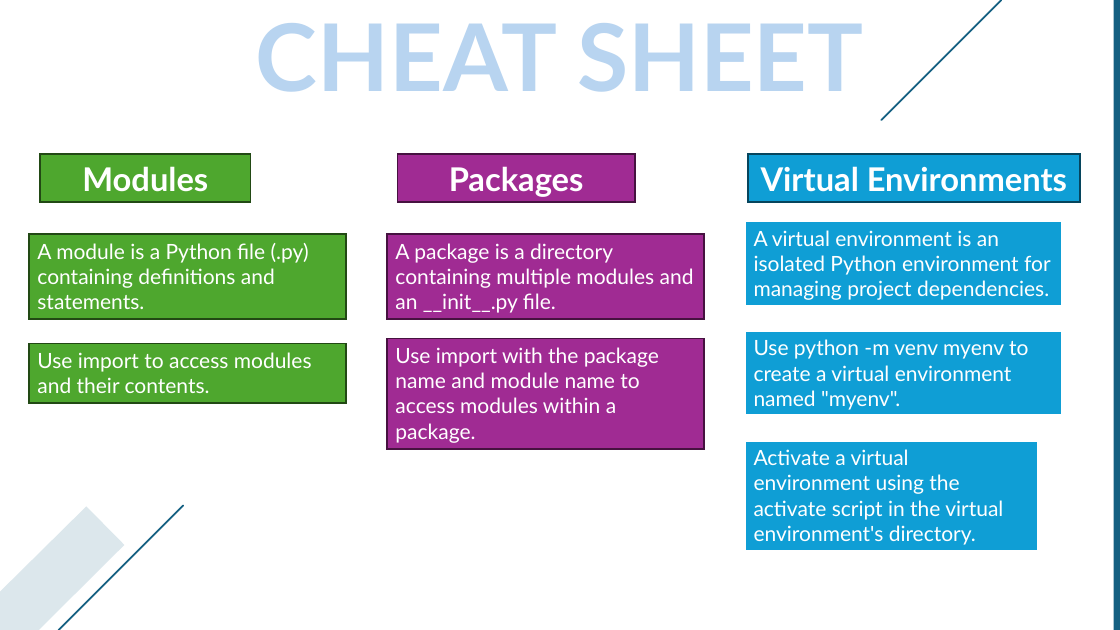
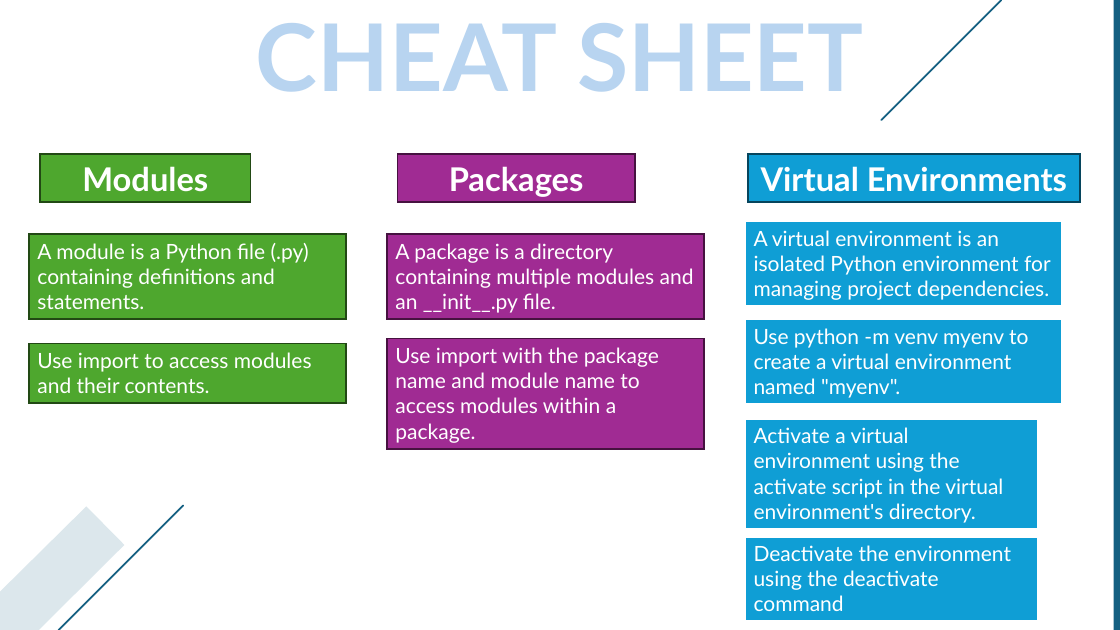
Before and after one commit to Gromm21xx/Modules-Packages-VirtualEnvironments, a slide deck: slide 19 of Modules & Packages Slides.pptx. Drawn at 1120x630 pixels with LibreOffice and Linux fonts; fonts in the diff are those of the drawing; background and template pictures are left out. Boxes give left, top, right and bottom in pixels: in the first picture for what was removed or moved away, otherwise in the second. Text is boxed around its words. In the diff, an @@ line names an element or a change of style, - is before the commit and + after.

```diff
--- a/Modules & Packages Slides.pptx
+++ b/Modules & Packages Slides.pptx
@@ rectangle "Use python -m venv myenv ...": place and size @@
-rectangle "Use python -m venv myenv ..." at (745, 331, 1062, 416)
+rectangle "Use python -m venv myenv ..." at (745, 319, 1062, 404)
@@ rectangle "Activate a virtual environment using ...": place and size @@
-rectangle "Activate a virtual environment using ..." at (745, 440, 1038, 550)
+rectangle "Activate a virtual environment using ..." at (745, 418, 1038, 528)
@@ rectangle added at (745, 537, 1038, 622), fill #0F9ED5, outline #FFFFFF 2 pt, 18 pt, text #FFFFFF @@
+Deactivate the environment using the deactivate command
```
Also in this commit, not shown: 2 other slides changed.
